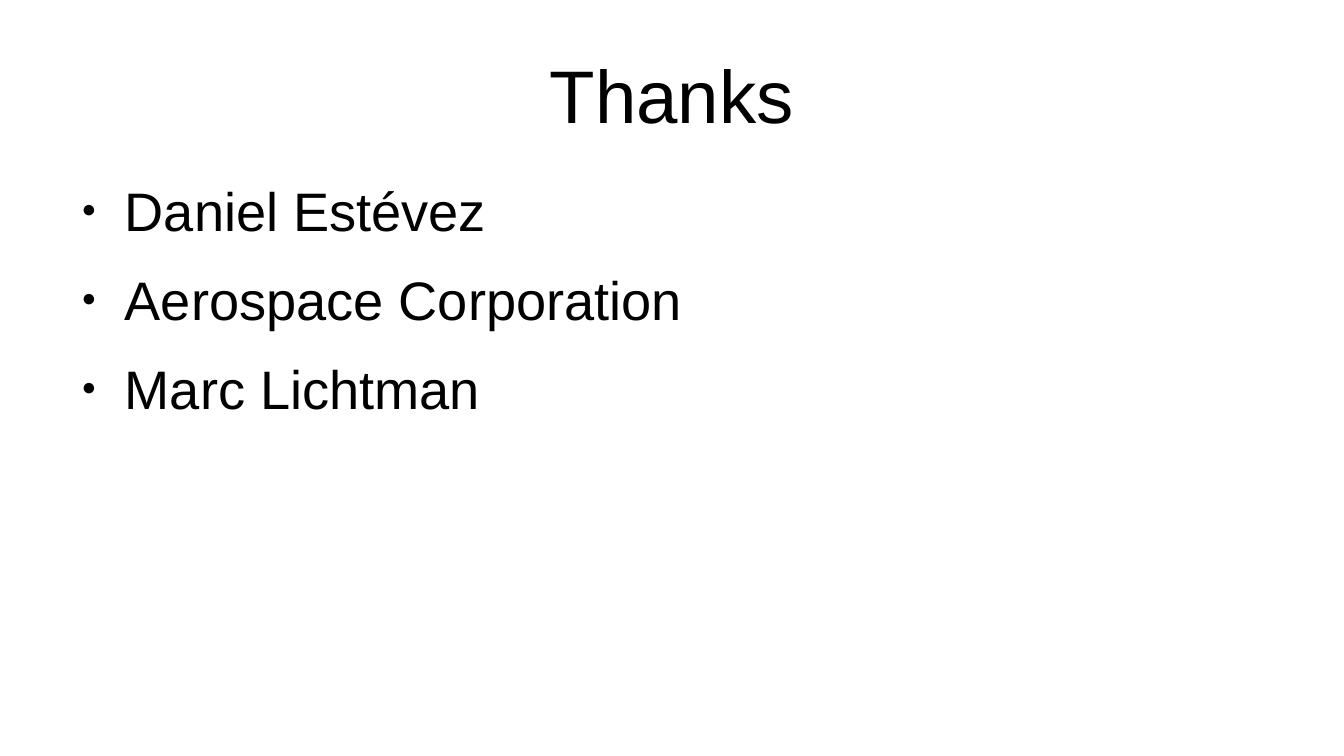
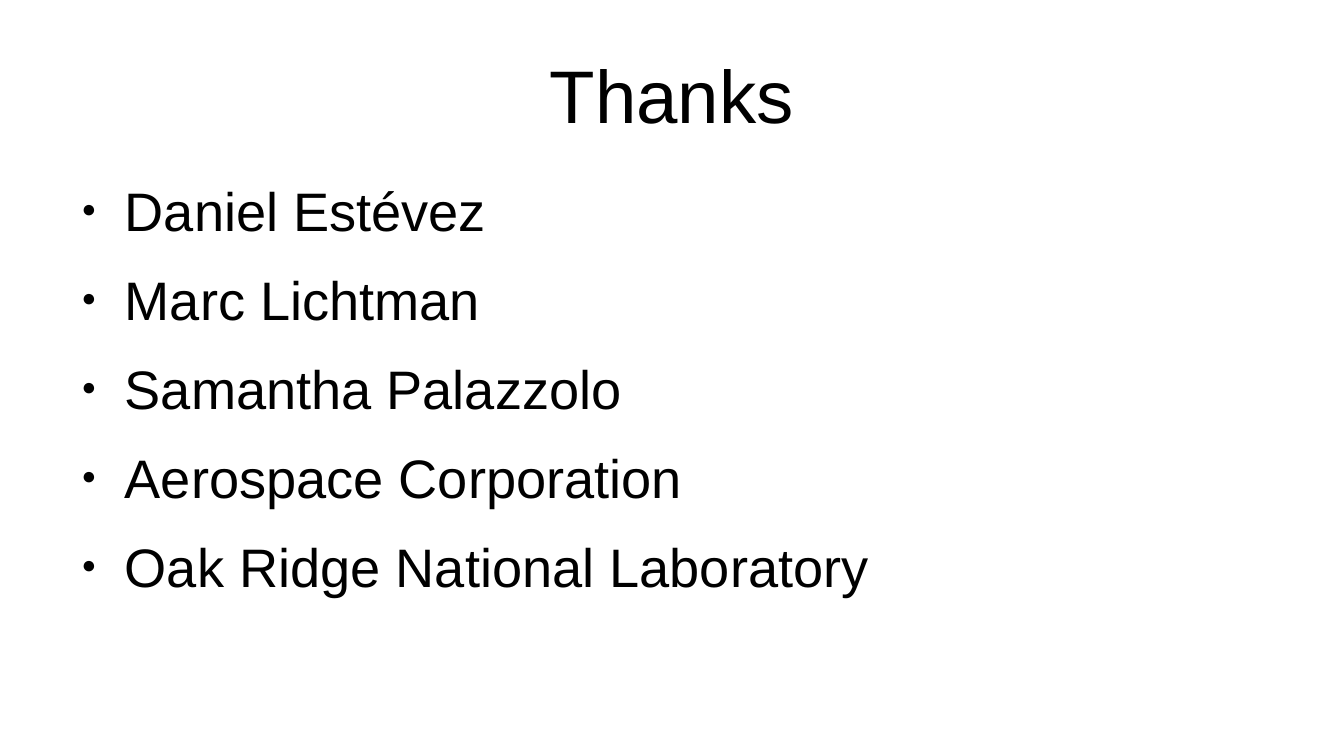
Before and after one commit to argilo/grcon24, a slide deck: slide 9 of presentation/results.odp. Drawn at 1344x756 pixels with LibreOffice and Linux fonts; fonts in the diff are those of the drawing. Boxes give left, top, right and bottom in pixels: in the first picture for what was removed or moved away, otherwise in the second. Text is boxed around its words. In the diff, an @@ line names an element or a change of style, - is before the commit and + after.

```diff
--- a/presentation/results.odp
+++ b/presentation/results.odp
@@ text at box(125, 280, 622, 410): paragraphs added @@
+● Marc Lichtman
+● Samantha Palazzolo
@@ text at box(125, 547, 869, 596): text changed @@
-● Marc Lichtman
+● Oak Ridge National Laboratory
```
Also in this commit, not shown: 5 other slides changed.
